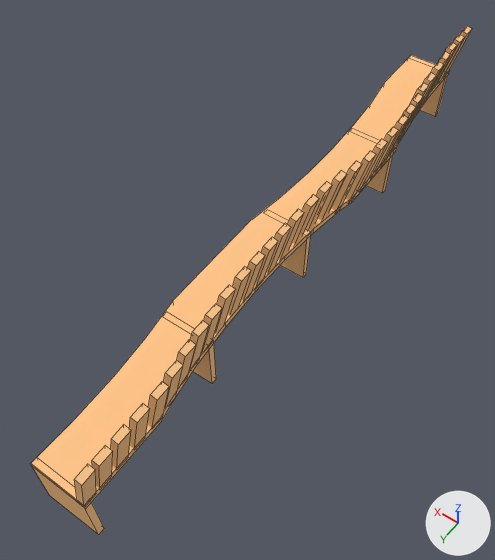
What one commit did to the Blender file My project (19)/Assets/atusib/isuuuu.blend.
Both versions are drawn from a 50 mm lens placed at (-6.21, 12.17, 16.21), pointed at (1.17, 1.84, -0.03). Every picture has the same lights, and +X, +Y and +Z are marked at lower right. Mesh edges are drawn as thin lines.

Names of what the first picture shows: '立方体', '立方体.001', '立方体.003', '立方体.008', '立方体.034', '立方体.035', '立方体.036', '立方体.037'.
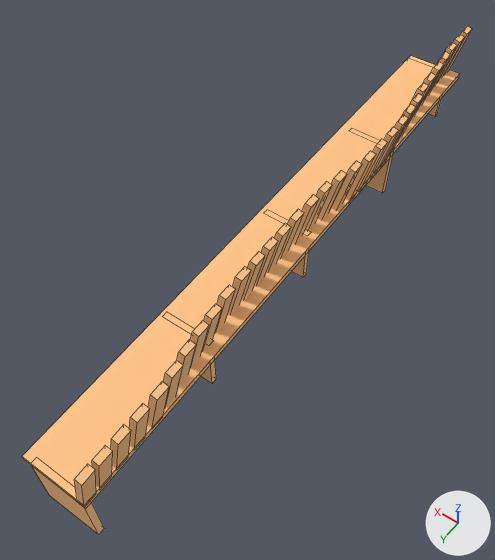
ob_円柱 is not drawn itself; it is used by a modifier of ob_立方体.
ob_円柱_001 is not drawn itself; it is used by a modifier of ob_立方体.
ob_円柱_002 is not drawn itself; it is used by a modifier of ob_立方体.
ob_円柱_003 is not drawn itself; it is used by a modifier of ob_立方体.

Patch to the scene script:
```diff
--- a/My project (19)/Assets/atusib/isuuuu.blend.py
+++ b/My project (19)/Assets/atusib/isuuuu.blend.py
@@ ob_円柱 @@
-ob_円柱 = bpy.data.objects.new('円柱', me_円柱)
-ob_円柱.location = (-1.511, -9.481, 0.892)
-ob_円柱.scale = (1.87, 7.36, 1.0)
-ob_円柱.hide_set(True)
@@ ob_立方体 @@
 _m = ob_立方体.modifiers.new('ブーリアン', 'BOOLEAN')
-_m.object = ob_円柱
 _m = ob_立方体.modifiers.new('ブーリアン.001', 'BOOLEAN')
-_m.object = ob_円柱_001
 _m = ob_立方体.modifiers.new('ブーリアン.002', 'BOOLEAN')
-_m.object = ob_円柱_002
 _m = ob_立方体.modifiers.new('ブーリアン.003', 'BOOLEAN')
-_m.object = ob_円柱_003
@@ ob_円柱_001 @@
-ob_円柱_001 = bpy.data.objects.new('円柱.001', me_円柱_002)
-ob_円柱_001.location = (-1.511, 2.595, 0.892)
-ob_円柱_001.scale = (1.87, 7.36, 1.0)
-ob_円柱_001.hide_set(True)
@@ ob_円柱_002 @@
-ob_円柱_002 = bpy.data.objects.new('円柱.002', me_円柱_003)
-ob_円柱_002.location = (3.479, -3.592, 0.892)
-ob_円柱_002.scale = (1.87, 7.36, 1.0)
-ob_円柱_002.hide_set(True)
@@ ob_円柱_003 @@
-ob_円柱_003 = bpy.data.objects.new('円柱.003', me_円柱_004)
-ob_円柱_003.location = (3.479, 8.453, 0.892)
-ob_円柱_003.scale = (1.87, 7.36, 1.0)
-ob_円柱_003.hide_set(True)
```

Where the change shows, as pixel boxes [x1, y1, x2, y2] in the pictures (495 x 560 px):
'立方体', reshaped, modifiers changed: before [31, 55, 449, 509]; after [22, 55, 460, 509]
